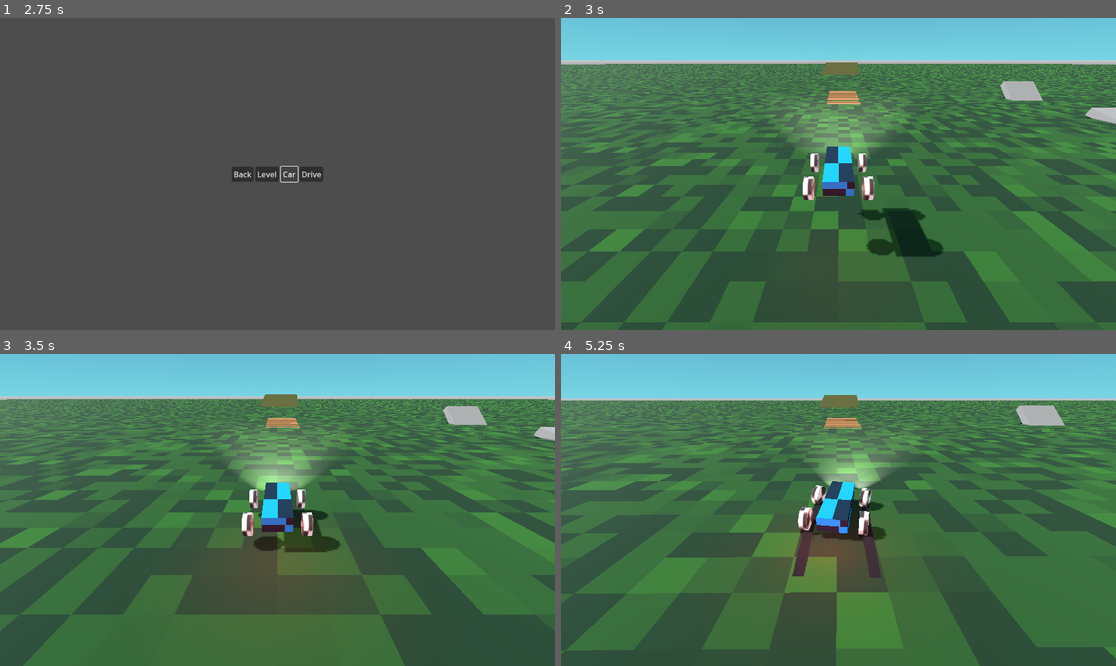
Above: before the commit, frames 1-4 (two rows, left to right).
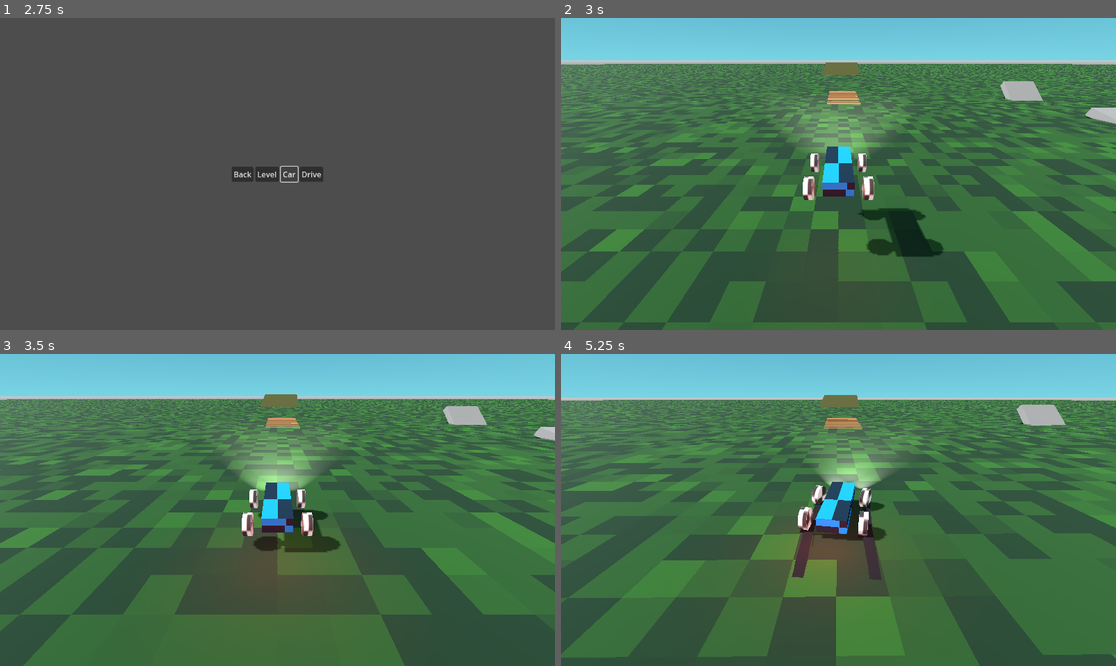
Above: after the commit, the same moments.

Repository: rizkiyoist/debu-open
Game: Godot game, scene res://scenes/scene_handler.tscn
The game is run twice, just before and just after one commit, with the same random seed, the same clock (stepped at 60 frames per second) and the same inputs.
Inputs:
- Up to frame 1 (2.75 s): click "Start" at 0.5 s; click "Level" at 1.25 s; click "Car" at 2 s
- Up to frame 2 (3 s): click "Drive" at 2.75 s
- Up to frame 3 (3.5 s): no input
- Up to frame 4 (5.25 s): hold Right (turn_right) 3.53-4.28 s; hold Up (throttle) 3.53-4.28 s; hold Down (reverse) 4.28-5.03 s; tap Up (throttle) at 4.35 s; hold Right (turn_right) from 5.03 s (still down); hold Up (throttle) from 5.03 s (still down)

Frame 1 is identical in both runs. In frame 2, less than 0.1% of the frame differs, in the area x 47-68%, y 41-77%; in frame 3, less than 0.1%; in frame 4, 7.0%, in the area x 0-100%, y 13-98%.

Commit message:
Added engine sound, fixed sinking

Diff:
--- a/game/car.tscn
+++ b/game/car.tscn
@@ -1,10 +1,11 @@
-[gd_scene load_steps=19 format=3 uid="uid://q3b78lfitgmt"]
+[gd_scene load_steps=20 format=3 uid="uid://q3b78lfitgmt"]
 
 [ext_resource type="Script" uid="uid://dnfds3wnimp5t" path="res://scripts/car.gd" id="1_o8wg6"]
 [ext_resource type="Texture2D" uid="uid://shpwy0i6v2df" path="res://textures/square.png" id="2_qccav"]
 [ext_resource type="Script" uid="uid://ctv46xb8tvxyv" path="res://scripts/suspension.gd" id="3_dp11s"]
 [ext_resource type="Script" uid="uid://c2w3igeh8euga" path="res://scripts/motor.gd" id="4_2yqmx"]
 [ext_resource type="Script" uid="uid://1tq1dvdb4i1e" path="res://scripts/car_follow_camera.gd" id="5_4xjf4"]
+[ext_resource type="PackedScene" uid="uid://by4kky20vv1mk" path="res://game/engine_sound.tscn" id="6_qccav"]
 
 [sub_resource type="PhysicsMaterial" id="PhysicsMaterial_tpea4"]
 friction = 0.1
@@ -71,11 +72,11 @@
 skid_marks = [NodePath("SkidMark/GPUParticles3D"), NodePath("SkidMark/GPUParticles3D2"), NodePath("SkidMark/GPUParticles3D3"), NodePath("SkidMark/GPUParticles3D4")]
 
 [node name="CollisionShape3D" type="CollisionShape3D" parent="."]
-transform = Transform3D(1, 0, 0, 0, -4.371139e-08, -1, 0, 1, -4.371139e-08, 0, 0.58618784, 0)
+transform = Transform3D(1, 0, 0, 0, -4.371139e-08, -1, 0, 1, -4.371139e-08, 0, 0.54139423, 0)
 shape = SubResource("CapsuleShape3D_21bcp")
 
 [node name="MeshInstance3D" type="MeshInstance3D" parent="CollisionShape3D"]
-transform = Transform3D(1, 0, 0, 0, -4.371139e-08, 1, 0, -1, -4.371139e-08, 0, 1.2676367e-08, 0.2900014)
+transform = Transform3D(1, 0, 0, 0, -4.371139e-08, 1, 0, -1, -4.371139e-08, 0, 1.169424e-08, 0.26753294)
 mesh = SubResource("BoxMesh_3vi8l")
 skeleton = NodePath("../..")
 
@@ -224,3 +225,5 @@
 fixed_fps = 120
 process_material = SubResource("ParticleProcessMaterial_o8wg6")
 draw_pass_1 = SubResource("QuadMesh_qccav")
+
+[node name="EngineSound" parent="." instance=ExtResource("6_qccav")]
--- /dev/null
+++ b/game/engine_sound.tscn
@@ -0,0 +1,10 @@
+[gd_scene load_steps=3 format=3 uid="uid://by4kky20vv1mk"]
+
+[ext_resource type="Script" uid="uid://c4lg24jyetodc" path="res://scripts/engine_sound.gd" id="1_rg1qn"]
+[ext_resource type="AudioStream" uid="uid://de08fyoa0cy3x" path="res://sound/base_engine.mp3" id="2_gk1qv"]
+
+[node name="EngineSound" type="Node"]
+script = ExtResource("1_rg1qn")
+
+[node name="AudioStreamPlayer" type="AudioStreamPlayer" parent="."]
+stream = ExtResource("2_gk1qv")
--- a/scripts/car.gd
+++ b/scripts/car.gd
@@ -18,6 +18,7 @@
 var throttle_applied = false
 var reverse_applied = false
 var is_braking = false
+var visual_wheel_speed = 0.0
 var gravity: float = ProjectSettings.get_setting("physics/3d/default_gravity")
 var throttle_wheelspin = 15 # fake more wheelspin on throttle
 var throttle_wheelspin_limit = 10.0 # speed at which to stop faking throttle wheelspin
@@ -29,6 +30,11 @@
 	_process_controls()
 	_process_suspension()
 	_process_steering_rotation(delta)
+	_process_engine_sound()
+
+func _process_engine_sound() -> void:
+	var pitch = $EngineSound.pitch_min + ($EngineSound.pitch_max - $EngineSound.pitch_min) * (abs(visual_wheel_speed - 0)) / (abs(max_wheel_speed - 0))
+	$EngineSound.set_pitch(pitch)
 
 func _process_suspension() -> void:
 	var susp_id = 0
@@ -49,7 +55,7 @@
 	# TODO: handle possibility of divide by zero
 	var lat_grip_factor := absf(sliding_x_speed/wheel_vel.length()) # magniture of slide
 	var wheel_speed = wheel_forward_dir.dot(wheel_vel)
-	var visual_wheel_speed = wheel_speed
+	visual_wheel_speed = wheel_speed
 	var susp_force_vector = susp.get_force_vector(self)
 
 
--- /dev/null
+++ b/scripts/engine_sound.gd
@@ -0,0 +1,45 @@
+extends Node
+
+var is_playing: bool
+var hold_counter: float = 0.0
+var is_holding_up: bool = false
+var is_holding_down: bool = false
+
+const min_hold_time: float = 1.0
+const pitch_min = 0.4
+const pitch_max = 4.0
+
+# Called when the node enters the scene tree for the first time.
+func _ready() -> void:
+	$AudioStreamPlayer.pitch_scale = pitch_min
+	$AudioStreamPlayer.play()
+
+
+# Called every frame. 'delta' is the elapsed time since the previous frame.
+func _process(delta: float) -> void:
+	if is_holding_up or is_holding_down:
+		if is_holding_up:
+			print(hold_counter)
+			hold_counter += delta
+			if hold_counter > min_hold_time:
+				up_pitch(delta)
+
+		if is_holding_down:
+			hold_counter += delta
+			if hold_counter > min_hold_time:
+				down_pitch(delta)
+	else:
+		hold_counter = 0
+
+
+func up_pitch(delta: float) -> void:
+	if $AudioStreamPlayer.pitch_scale < pitch_max:
+		$AudioStreamPlayer.pitch_scale = $AudioStreamPlayer.pitch_scale + delta
+
+func down_pitch(delta: float) -> void:
+	if $AudioStreamPlayer.pitch_scale > pitch_min:
+		$AudioStreamPlayer.pitch_scale = $AudioStreamPlayer.pitch_scale - delta
+
+func set_pitch(speed: float) -> void:
+	if $AudioStreamPlayer.pitch_scale > pitch_min && $AudioStreamPlayer.pitch_scale < pitch_max:
+		$AudioStreamPlayer.pitch_scale = speed
Not shown, added: scripts/engine_sound.gd.uid
Not shown, added: sound/base_engine.mp3.import
Not shown, added: sound/base_engine.mp3
